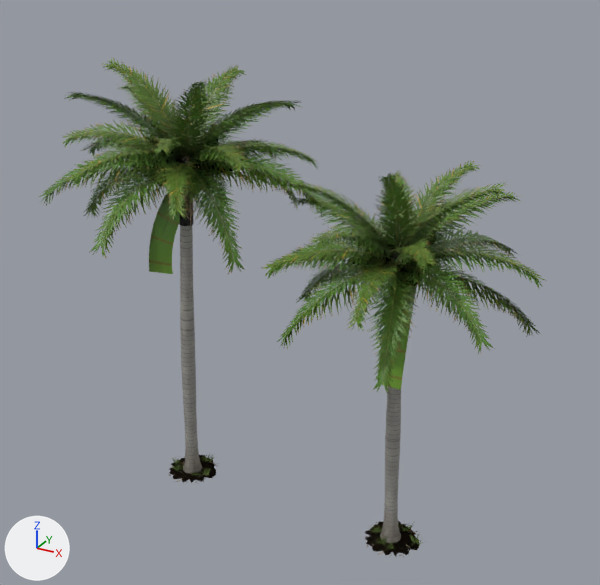
The glTF model game/assets/vegetation/royal_palm.glb as it was, and as the next commit left it.
Both versions are drawn from a camera (50 mm lens) standing at (13.92, -18.12, 16.14) and looking at (3.76, 0.35, 6.91). Arrows for +X, +Y and +Z are at lower left; the lights stay in place. The older version comes first. Objects named as collision shapes, trigger or cutter boxes, shadow casters or lower levels of detail are left out. Vertices at exactly the same position are counted once.

Names of what the first picture shows: 'variant_a_lod0', 'variant_b_lod0'.
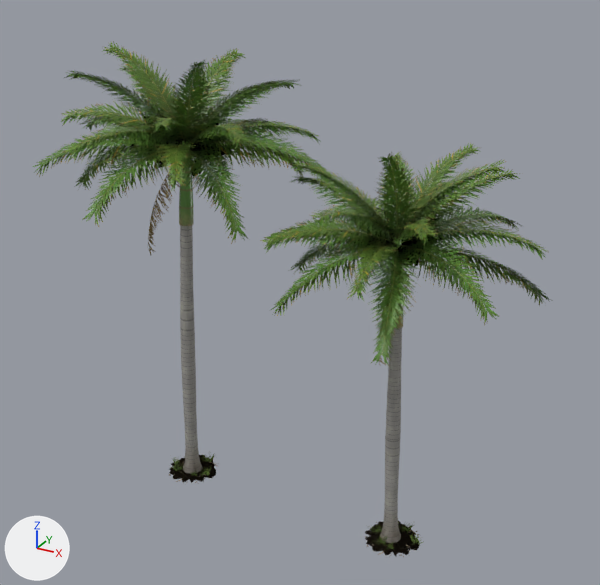
Patch to the scene script:
```diff
--- a/game/assets/vegetation/royal_palm.glb.py
+++ b/game/assets/vegetation/royal_palm.glb.py
@@ me_variant_a_lod0 @@
 # used by ob_variant_a_lod0; location = (0.0, 0.0, 0.0)
-me_variant_a_lod0.from_pydata(...)  # 1551 vertices, 2256 faces; spans x -4.01..4.62, y -3.88..4.05, z -0.03..13.18
+me_variant_a_lod0.from_pydata(...)  # 1551 vertices, 2256 faces; spans x -3.99..4.74, y -3.94..4.12, z -0.03..13.62
+# me_variant_a_lod0 part 1: the loose piece of 72 vertices spanning x 0.01..0.43, y -0.12..0.29, z 8.39..10.4 is scaled about its middle by (1.01, 1, 1.2), then moved by (0.01, 0.0, 0.2)
+# me_variant_a_lod0 part 2: the loose piece of 50 vertices spanning x -2.34..0.33, y -0.69..0.99, z 10.24..13.18 is multiplied about its middle by the matrix ((0.999, 0.002, 0.009), (0.0, 1.0, 0.0), (-0.021, 0.0, 0.995)), then moved by (0.03, 0.01, 0.41)
+# me_variant_a_lod0 part 3: the loose piece of 30 vertices spanning x -0.94..0.77, y -0.33..0.65, z 6.83..9.98 is moved by (0.02, 0.01, 0.48)
+# me_variant_a_lod0 part 4: 1150 of 1551 vertices moved; they spanned x -4.01..4.62, y -3.88..4.05, z 7.33..13.08 and now span x -3.99..4.74, y -3.94..4.12, z 8.1..13.54; mean shift (0.02, 0.01, 0.57); largest move (-1.47, 3.77, 7.81) -> (-1.52, 4.06, 8.81)
+# other edits to the shape of me_variant_a_lod0 do not show in these pictures
 me_variant_a_lod0.materials.append(mat_atlas)
@@ me_variant_b_lod0 @@
 # used by ob_variant_b_lod0; location = (7.0, 0.0, 0.0)
-me_variant_b_lod0.from_pydata(...)  # 1451 vertices, 2112 faces; spans x -4.3..3.66, y -3.5..3.97, z -0.03..11.44
+me_variant_b_lod0.from_pydata(...)  # 1451 vertices, 2112 faces; spans x -4.47..3.8, y -3.59..4.07, z -0.03..11.87
+# me_variant_b_lod0 part 5: the loose piece of 72 vertices spanning x -0.55..-0.14, y 0.09..0.48, z 6.59..8.6 is scaled about its middle by (1.01, 1.01, 1.2), then moved by (-0.01, 0.01, 0.2)
+# me_variant_b_lod0 part 6: the loose piece of 50 vertices spanning x -1.07..0.67, y -1.83..0.65, z 8.45..11.44 is multiplied about its middle by the matrix ((1.0, 0.0, -0.002), (0.002, 0.998, 0.01), (0.004, -0.018, 0.999)), then moved by (-0.02, 0.03, 0.41)
+# me_variant_b_lod0 part 7: the loose piece of 50 vertices spanning x -0.98..1.4, y -0.08..2.95, z 8.36..10.88 is multiplied about its middle by the matrix ((1.0, -0.001, -0.008), (0.0, 0.998, -0.013), (0.015, 0.024, 0.994)), then moved by (-0.03, 0.0, 0.43)
+# me_variant_b_lod0 part 8: the loose piece of 50 vertices spanning x -3.2..-0.03, y -1.73..0.97, z 8.32..10.61 is multiplied about its middle by the matrix ((1.0, 0.0, 0.023), (0.0, 1.0, 0.014), (-0.023, -0.014, 1.0)), then moved by (0.0, 0.02, 0.44)
+# me_variant_b_lod0 part 9: the loose piece of 50 vertices spanning x -2.38..0.25, y 0.14..3.54, z 8.22..10.23 is multiplied about its middle by the matrix ((1.001, -0.001, 0.016), (-0.002, 1.0, -0.033), (-0.017, 0.042, 0.99)), then moved by (-0.01, 0.0, 0.47)
+# me_variant_b_lod0 part 10: the loose piece of 30 vertices spanning x -0.58..0.33, y -0.85..0.73, z 5.41..8.18 is moved by (-0.02, 0.02, 0.48)
+# me_variant_b_lod0 part 11: 900 of 1451 vertices moved; they spanned x -4.3..3.66, y -3.5..3.97, z 5.66..11.15 and now span x -4.47..3.8, y -3.59..4.07, z 6.46..11.65; mean shift (-0.02, 0.01, 0.58); largest move (-4.21, 0.61, 6.22) -> (-4.47, 0.7, 7.17)
+# other edits to the shape of me_variant_b_lod0 do not show in these pictures
 me_variant_b_lod0.materials.append(mat_atlas)
```

Changed parts and their boxes (x1, y1, x2, y2) in the pictures (600 x 585 px; the box of a moved part takes in the faces that stretch with it):
'variant_b_lod0', reshaped
    before: (261, 160, 547, 557)
    after: (260, 143, 552, 557)
'variant_a_lod0', reshaped
    before: (39, 58, 328, 483)
    after: (32, 41, 335, 483)
part 1 of me_variant_a_lod0, moved or reshaped
    before: (179, 156, 194, 226)
    after: (179, 140, 194, 226)
part 2 of me_variant_a_lod0, moved or reshaped
    before: (101, 58, 185, 139)
    after: (103, 41, 183, 137)
part 3 of me_variant_a_lod0, moved or reshaped
    before: (149, 174, 201, 274)
    after: (148, 161, 180, 255)
part 4 of me_variant_a_lod0, moved or reshaped
    before: (39, 65, 328, 274)
    after: (32, 48, 335, 244)
part 5 of me_variant_b_lod0, moved or reshaped (mostly hidden before)
    before: (393, 254, 402, 264)
    after: (389, 237, 403, 329)
part 6 of me_variant_b_lod0, moved or reshaped
    before: (373, 172, 419, 252)
    after: (374, 152, 419, 239)
part 7 of me_variant_b_lod0, moved or reshaped
    before: (399, 160, 479, 250)
    after: (401, 143, 481, 233)
part 8 of me_variant_b_lod0, moved or reshaped
    before: (288, 180, 393, 253)
    after: (291, 161, 393, 237)
part 9 of me_variant_b_lod0, moved or reshaped
    before: (375, 171, 418, 244)
    after: (375, 152, 418, 226)
part 10 of me_variant_b_lod0, moved or reshaped
    before: (378, 275, 417, 390)
    after: (379, 255, 402, 364)
part 11 of me_variant_b_lod0, moved or reshaped
    before: (261, 181, 547, 393)
    after: (260, 160, 552, 366)
